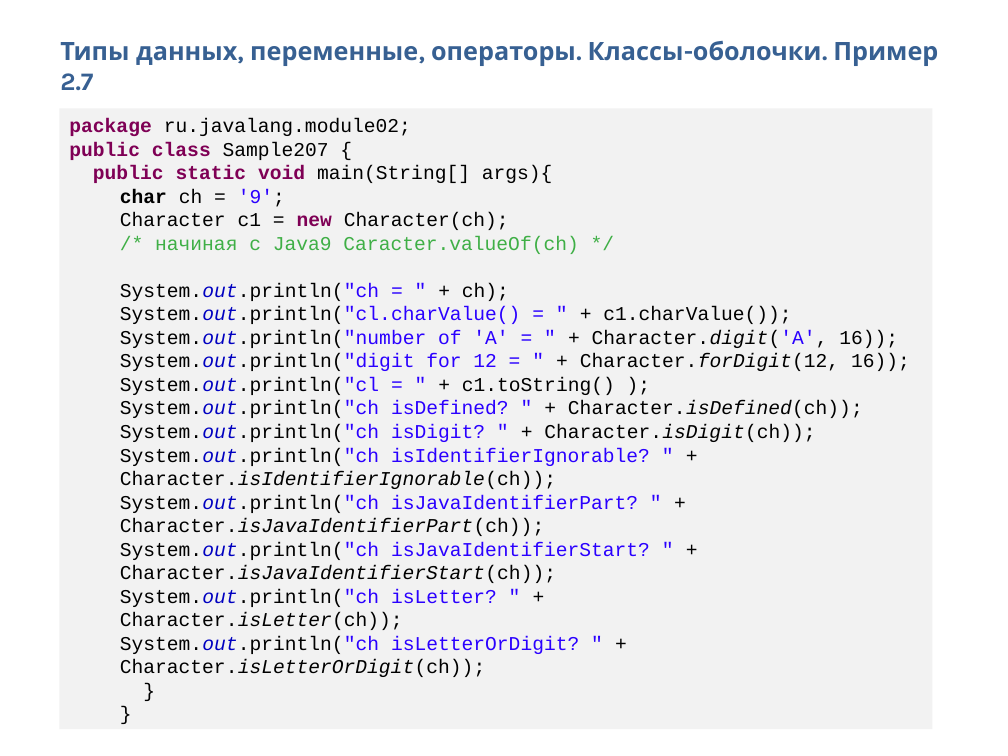
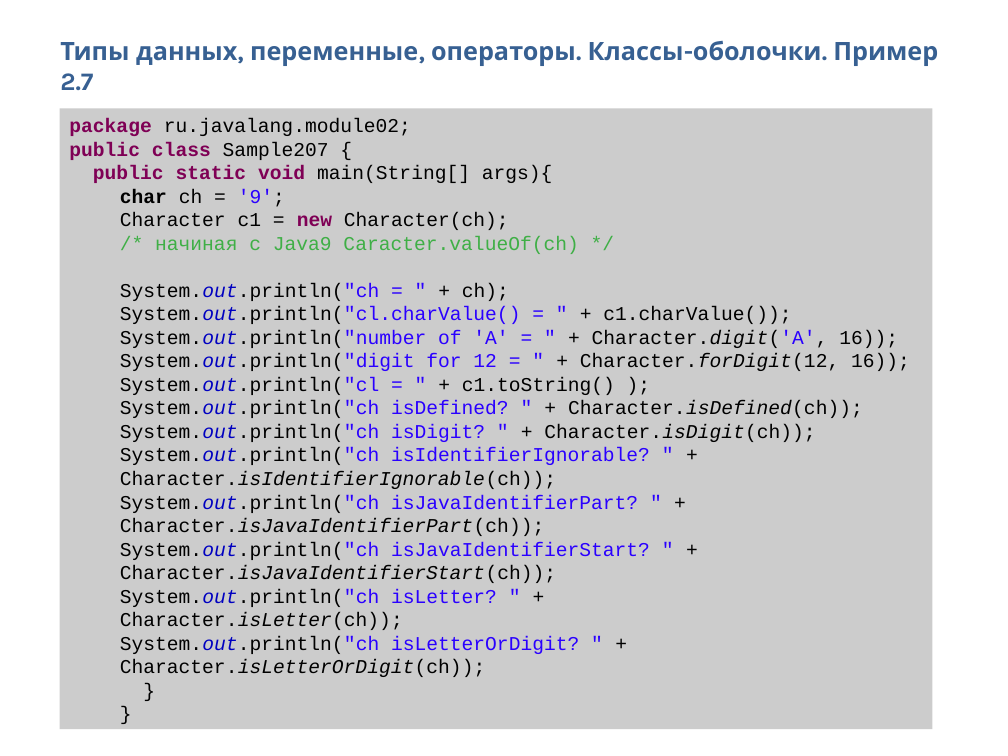
Before and after one commit to Vyacheslav2023/javase0111, a slide deck: slide 21 of presentation/JavaSE12ТипыОператоры.pptx. Drawn at 1008x756 pixels with LibreOffice and Linux fonts; fonts in the diff are those of the drawing. Boxes give left, top, right and bottom in pixels: in the first picture for what was removed or moved away, otherwise in the second. Text is boxed around its words. In the diff, an @@ line names an element or a change of style, - is before the commit and + after.

Commit message:
Module02 done!

```diff
--- a/presentation/JavaSE12ТипыОператоры.pptx
+++ b/presentation/JavaSE12ТипыОператоры.pptx
@@ rectangle "package ru.javalang.module02;" at (x1=59, y1=109, x2=932, y2=730): fill #F2F2F2 to #CCCCCC @@
```
Also in this commit, not shown: 14 other slides changed, 4 slides added, 6 other files.
